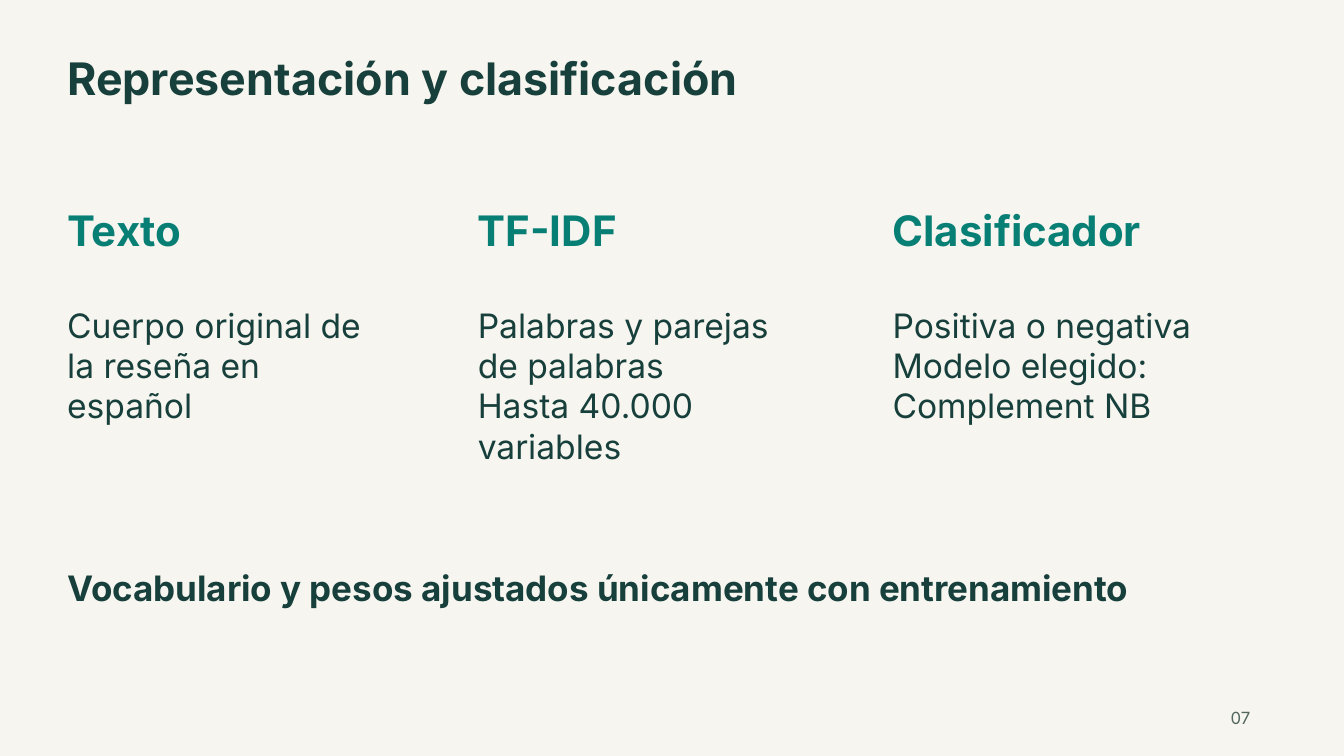
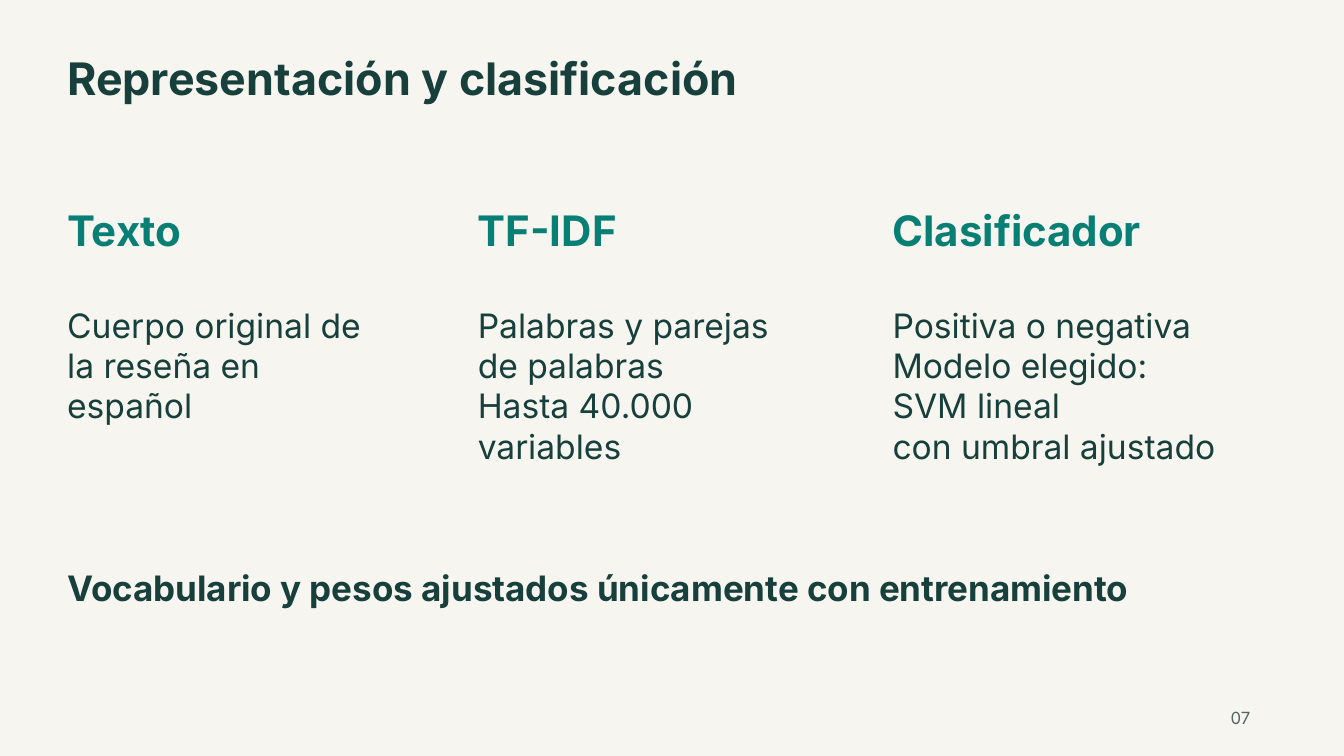
Before and after one commit to bvelastegui/hotel-reviews-ml, a slide deck: slide 7 of entregables/presentacion.pptx. Drawn at 1344x756 pixels with LibreOffice and Linux fonts; fonts in the diff are those of the drawing. Boxes give left, top, right and bottom in pixels: in the first picture for what was removed or moved away, otherwise in the second. Text is boxed around its words. In the diff, an @@ line names an element or a change of style, - is before the commit and + after.

```diff
--- a/entregables/presentacion.pptx
+++ b/entregables/presentacion.pptx
@@ text at <box>893,393,1215,466</box>: text changed @@
-Complement NB
+SVM lineal
+con umbral ajustado
```
Also in this commit, not shown: 10 other slides changed, 4 slides added, 1 slide removed, 3 other files.
